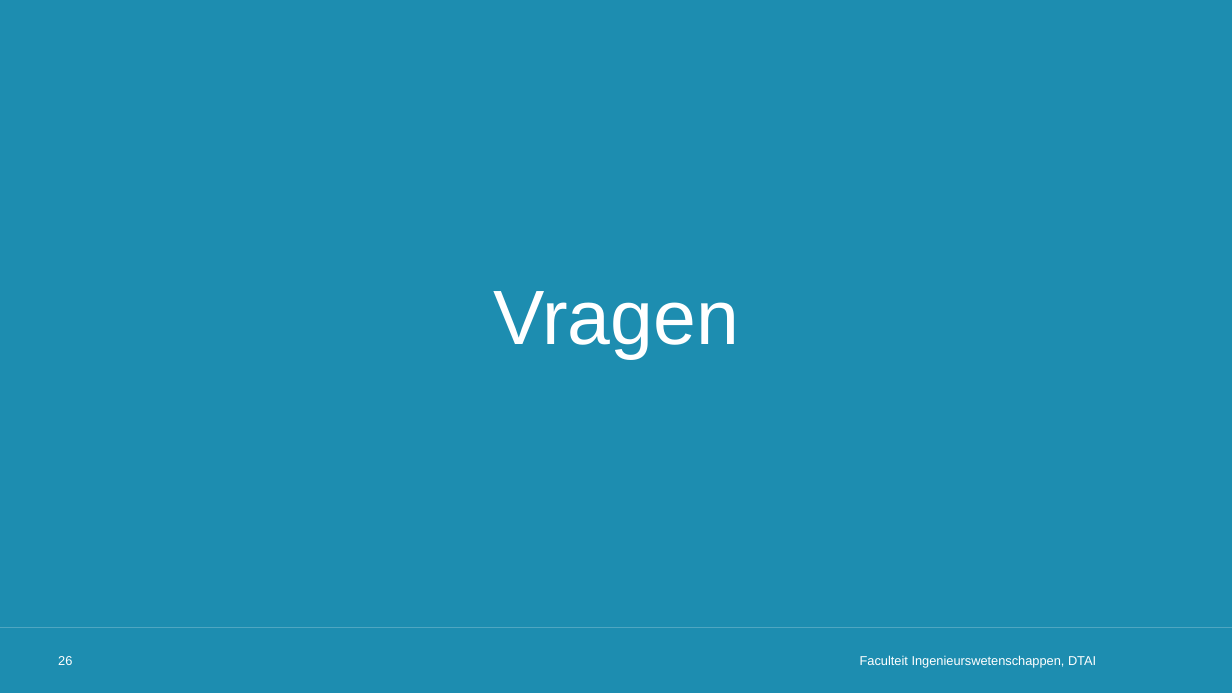
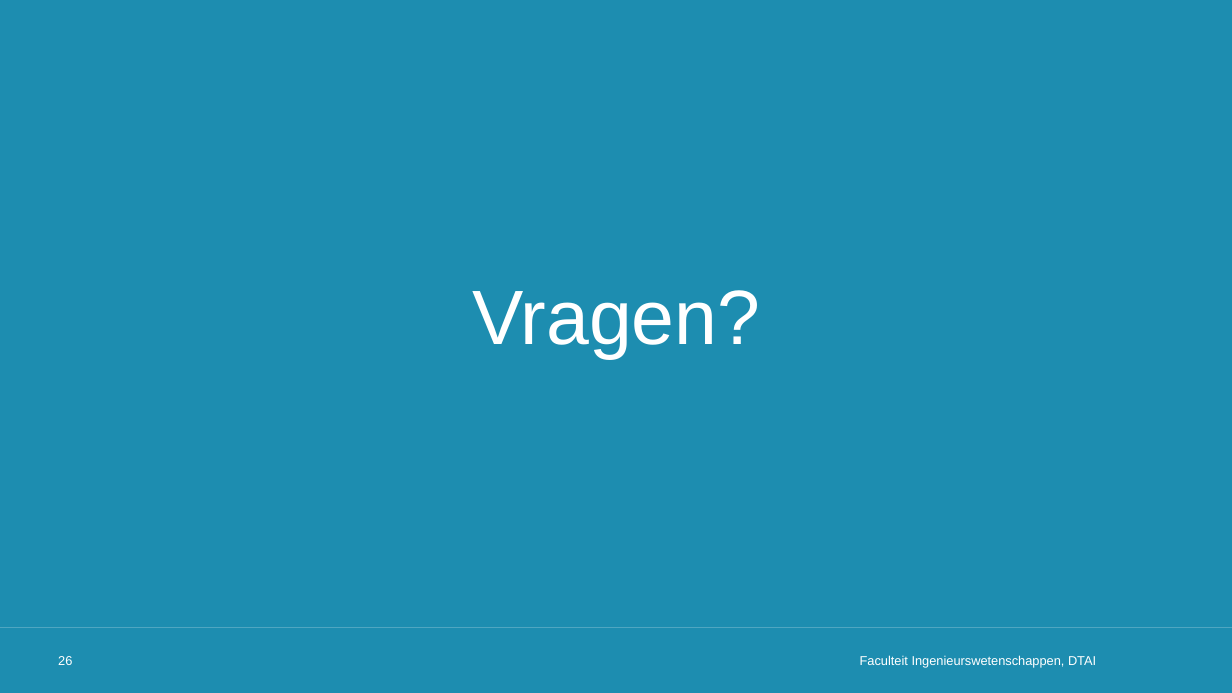
Before and after one commit to rubenkindt/Masterproef-paper-RubenKindt, a slide deck: slide 26 of Milestones/M10 Thesis defence/M10.pptx. Drawn at 1232x693 pixels with LibreOffice and Linux fonts; fonts in the diff are those of the drawing; background and template pictures are left out. Boxes give left, top, right and bottom in pixels: in the first picture for what was removed or moved away, otherwise in the second. Text is boxed around its words. In the diff, an @@ line names an element or a change of style, - is before the commit and + after.

```diff
--- a/Milestones/M10 Thesis defence/M10.pptx
+++ b/Milestones/M10 Thesis defence/M10.pptx
@@ title at (472, 290, 760, 359): text changed @@
-Vragen
+Vragen?
```
Also in this commit, not shown: 4 other slides changed, 7 other files.
